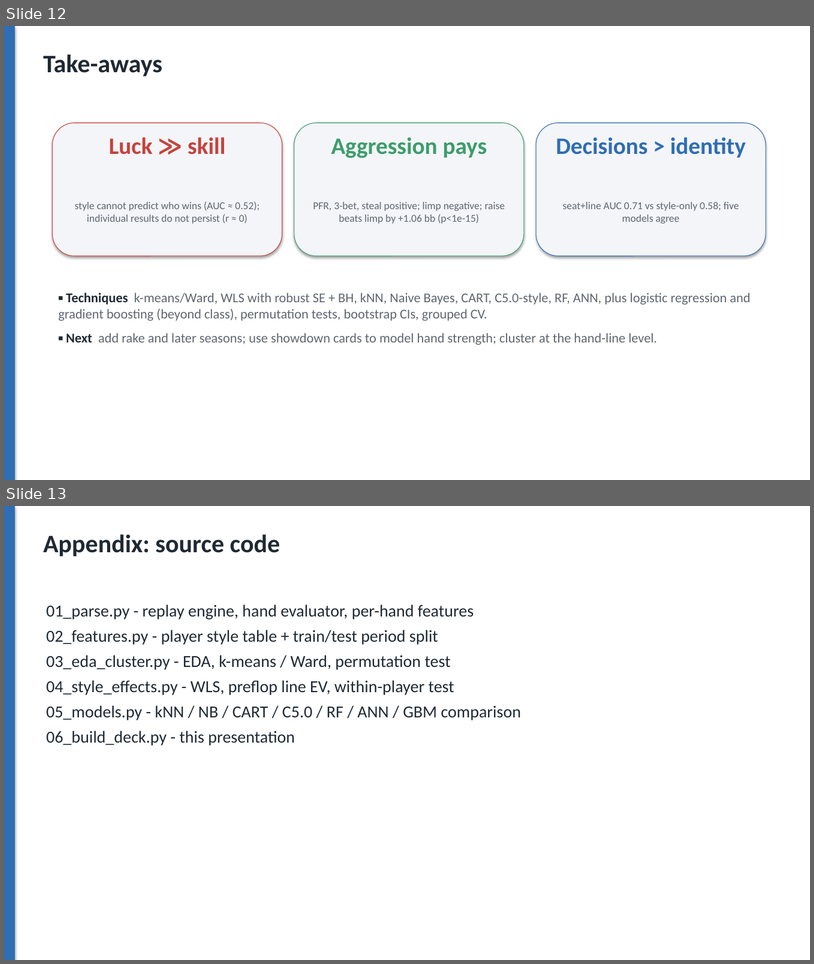
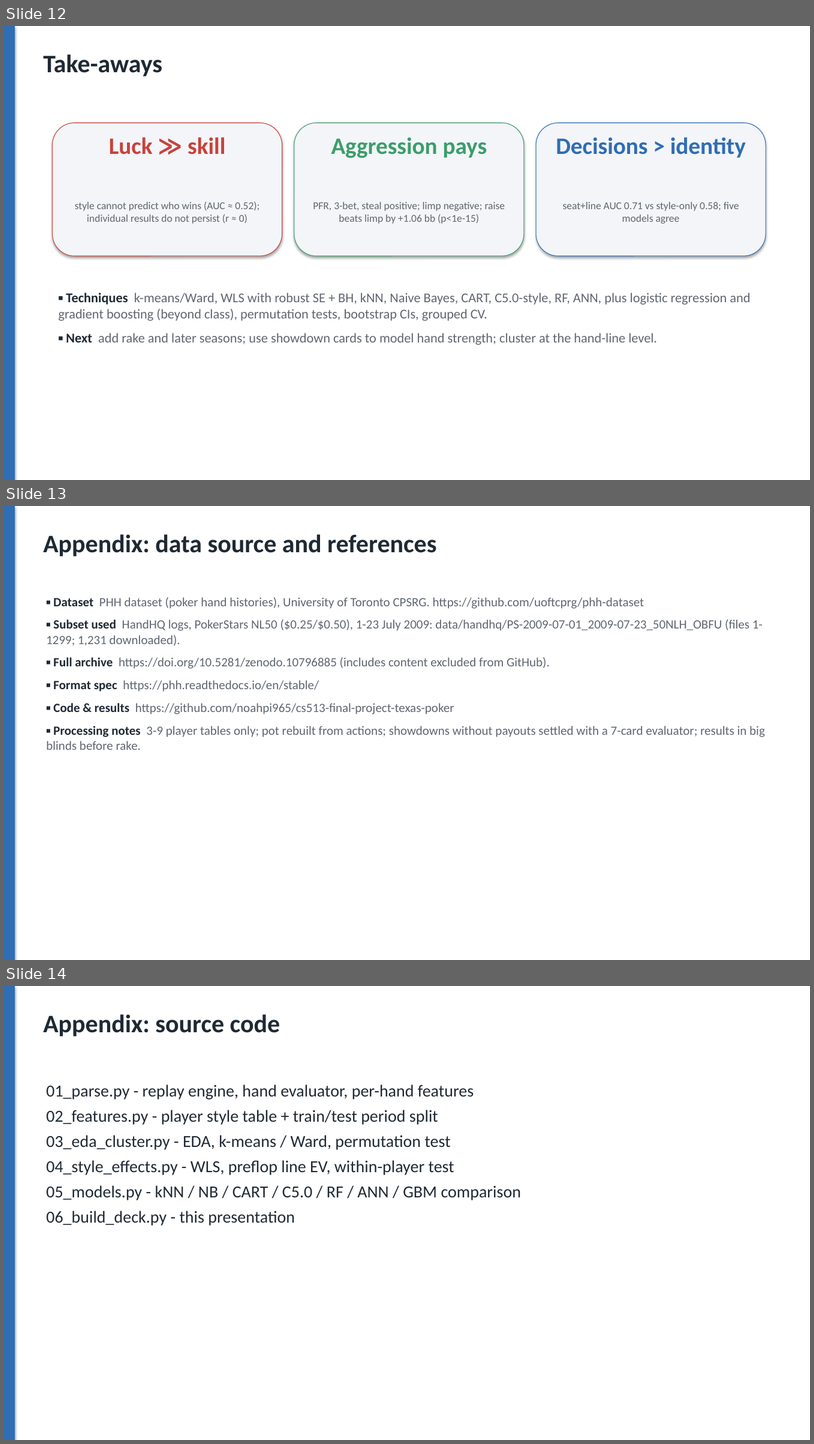
Before and after one commit to noahpi965/cs513-final-project-texas-poker, a slide deck: Texas_Holdem_Final_Presentation.pptx. Shown one above the other, each under a label of ours: slides 12 and 13 before the commit, slides 12, 13 and 14 after it. The pictures are 814x964 and 814x1444 pixels, drawn with LibreOffice and Linux fonts; fonts in the diff are those of the drawing. Boxes give left, top, right and bottom in pixels: in the first picture for what was removed or moved away, otherwise in the second. Text is boxed around its words. In the diff, an @@ line names an element or a change of style, - is before the commit and + after.

```diff
--- a/Texas_Holdem_Final_Presentation.pptx
+++ b/Texas_Holdem_Final_Presentation.pptx
@@ slide 13 added at <box>4,506,810,960</box>, background #FFFFFF @@
@@ rectangle added at <box>4,506,15,960</box>, fill #2F6DB5 @@
@@ text added at <box>43,534,437,556</box>, 30 pt, text #1F2933, bold @@
+Appendix: data source and references
@@ text added at <box>46,597,765,750</box>, 15 pt, text #5F6670 @@
+▪ Dataset PHH dataset (poker hand histories), University of Toronto CPSRG. https://github.com/uoftcprg/phh-dataset
+▪ Subset used HandHQ logs, PokerStars NL50 ($0.25/$0.50), 1-23 July 2009: data/handhq/PS-2009-07-01_2009-07-23_50NLH_OBFU (files 1-1299; 1,231 downloaded).
+▪ Full archive https://doi.org/10.5281/zenodo.10796885 (includes content excluded from GitHub).
+▪ Format spec https://phh.readthedocs.io/en/stable/
+▪ Code & results https://github.com/noahpi965/cs513-final-project-texas-poker
+▪ Processing notes 3-9 player tables only; pot rebuilt from actions; showdowns without payouts settled with a 7-card evaluator; results in big blinds before rake.
@@ what was slide 13 is now slide 14 @@
```
Also in this commit, not shown: 5 slides changed, 2 other files.
